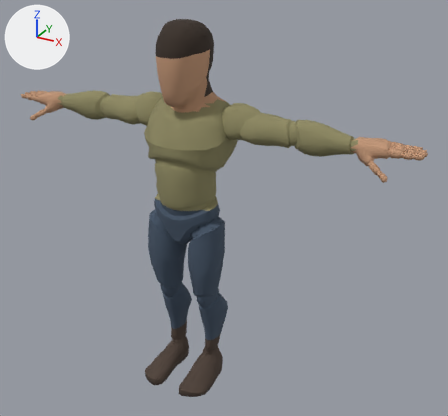
The glTF model assets/character/body.glb: old version first, new version second.
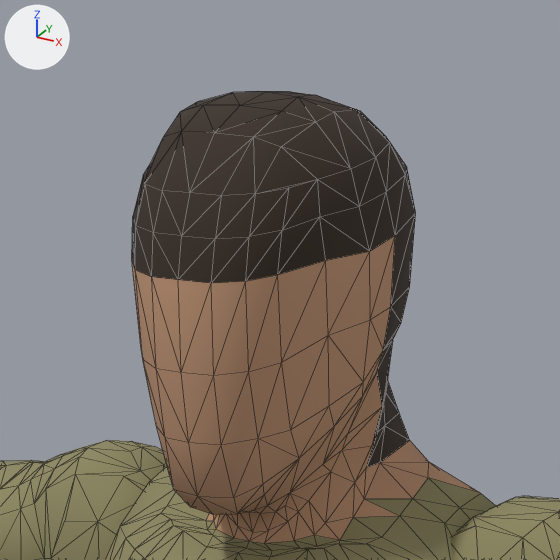
There are two pictures of each version: one whole from a 50 mm camera at (1.331, -2.09, 1.925) aimed at (0.141, 0.072, 0.844), one close up on the part from 29% to 55% of the width and 0% to 28% of the height. The lights are fixed; the arrows at upper left show +X, +Y and +Z. The first two pictures are the older version. The close-ups show mesh edges as thin lines. Vertices at exactly the same position are counted once.

Objects in the first close-up: 'body_arms_upper', 'body_head', 'body_nape', 'body_scalp', 'body_torso' and 1 more.
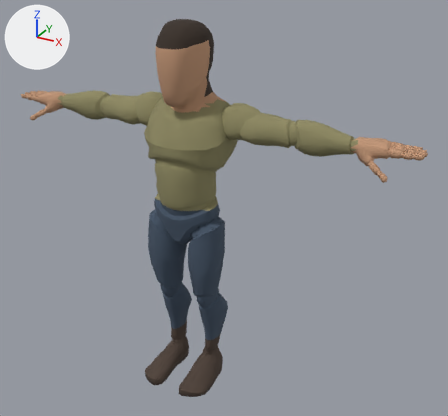
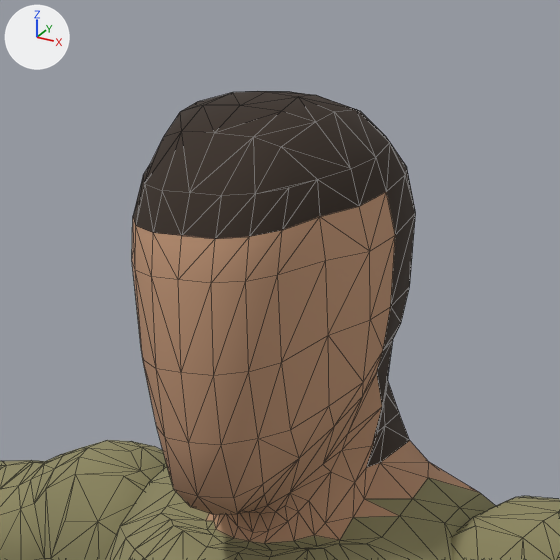
Boxes [x1, y1, x2, y2] around the edits, measured in the close-ups (560 x 560 px):
'body_head', reshaped (14% taller)
    before: [132, 236, 480, 543]
    after: [132, 192, 480, 543]
'body_scalp', reshaped (23% shorter)
    before: [132, 91, 415, 283]
    after: [133, 91, 415, 239]
part 1 of me_body_head, added (brown)
    after: [132, 192, 395, 283]
part 2 of me_body_scalp, deleted
    before: [132, 175, 415, 283]

Patch to the scene script:
```diff
--- a/assets/character/body.glb.py
+++ b/assets/character/body.glb.py
@@ me_body_head @@
 # used by ob_body_head; location = (0.0, 0.0, 0.0)
-me_body_head.from_pydata(...)  # 142 vertices, 218 faces; spans x -0.145..0.145, y -0.129..0.154, z 1.276..1.523
+me_body_head.from_pydata(...)  # 155 vertices, 242 faces; spans x -0.145..0.145, y -0.129..0.154, z 1.276..1.558
+# me_body_head part 1
+# 13 vertices are added at x -0.098..0.098, y -0.121..0.025, z 1.536..1.558
+# 24 new faces join them
 me_body_head.materials.append(mat_head)
@@ me_body_scalp @@
 # used by ob_body_scalp; location = (0.0, 0.0, 0.0)
-me_body_scalp.from_pydata(...)  # 89 vertices, 152 faces; spans x -0.103..0.103, y -0.128..0.143, z 1.472..1.631
+me_body_scalp.from_pydata(...)  # 73 vertices, 120 faces; spans x -0.103..0.103, y -0.121..0.136, z 1.523..1.631
+# me_body_scalp part 2
+# 16 vertices are removed from x -0.102..0.102, y -0.128..0.143, z 1.472..1.529
+# 32 faces are deleted
 me_body_scalp.materials.append(mat_scalp)
```
